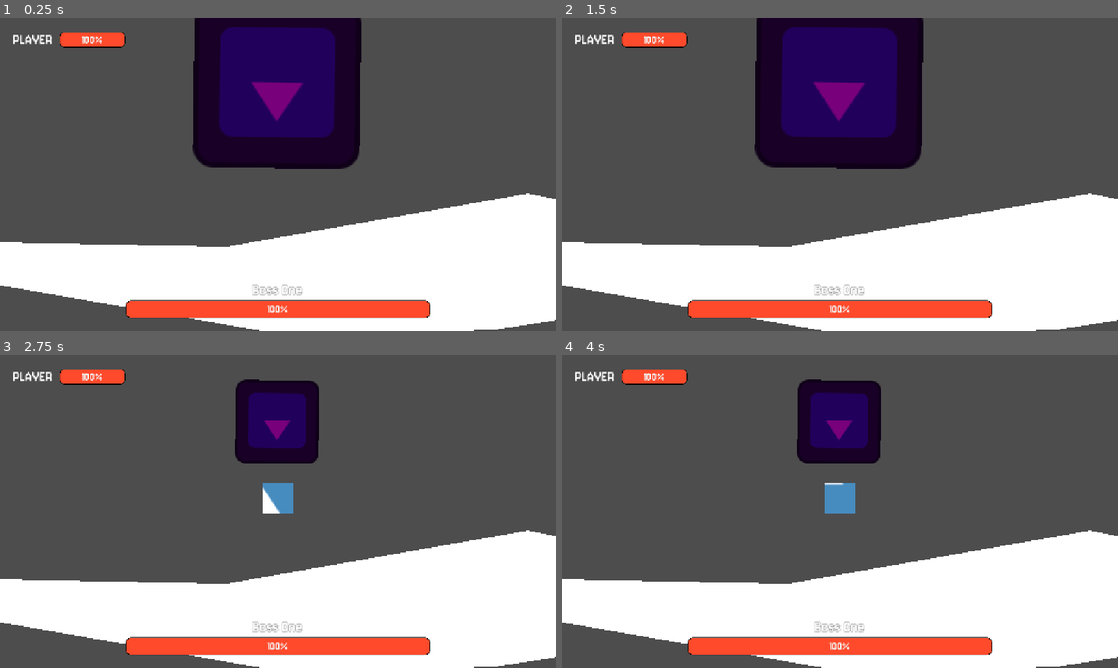
Above: before the commit, frames 1-4 (two rows, left to right).
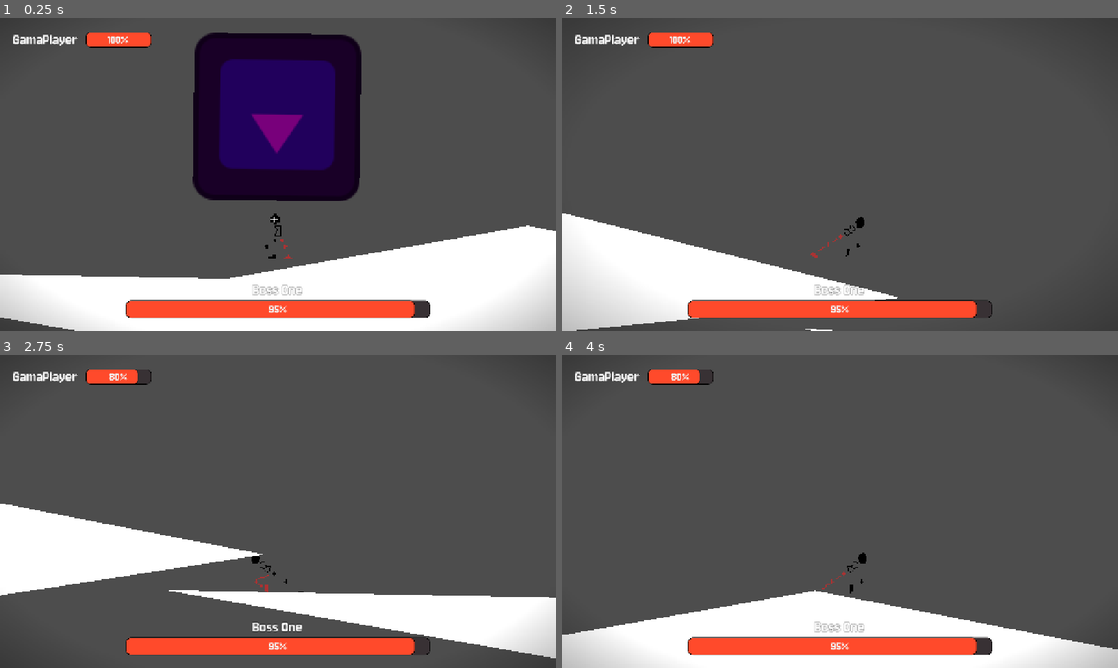
Above: after the commit, the same moments.

Repository: Jeremy-81/GamaBanda
Game: Godot game, scene res://scenes/boss_fight.tscn
Two runs of this game, one before a commit and one after it. Both use one fixed random seed, a clock stepped at 60 frames per second and the inputs below. The engine's default icon, where the game draws it, is replaced by a stand-in: a white triangle on a blue panel in a dark square.
Inputs:
- Up to frame 1 (0.25 s): no input
- Up to frame 2 (1.5 s): hold D (go_right) from 0.53 s (still down); tap Shift (dash) at 0.6, 1.35 s; tap Space (jump) at 0.77 s
- Up to frame 3 (2.75 s): tap Space (jump) at 1.52 s; release D (go_right) at 2.03 s; hold A (go_left) from 2.03 s (still down); tap Shift (dash) at 2.1 s
- Up to frame 4 (4 s): release A (go_left) at 2.78 s; hold D (go_right) from 2.78 s (still down); tap Shift (dash) at 2.85, 3.6 s; tap Space (jump) at 3.02, 3.77 s

The runs differ from the first frame. In frame 1, 25% of the frame differs, in the area x 0-100%, y 0-100%; in frame 2, 38%; in frame 3, 31%; in frame 4, 26%.
Error before the commit: Invalid access to property or key 'player_ready' on a base object of type 'null instance'. (res://scenes/game_interface.gd:17)

Commit message:
Fixed the merge

Diff:
--- a/scenes/objects/player/player.tscn
+++ b/scenes/objects/player/player.tscn
@@ -3,6 +3,7 @@
 [ext_resource type="Script" uid="uid://c6cb16oqkrwgg" path="res://scenes/objects/player/player.gd" id="1_g10m2"]
 [ext_resource type="Texture2D" uid="uid://dr0qawuq7wi86" path="res://assets/player/jump-Sheet 80x80.png" id="2_0a575"]
 [ext_resource type="Texture2D" uid="uid://c62574nyu5pg2" path="res://assets/player/roll-dash-Sheet 80x80.png" id="2_nkbs0"]
+[ext_resource type="PackedScene" uid="uid://v03j4dmf32so" path="res://scenes/objects/hitbox/hitbox.tscn" id="3_0a575"]
 [ext_resource type="Texture2D" uid="uid://bjhocqn3kj700" path="res://assets/player/run-Sheet 80x80.png" id="4_wim6f"]
 
 [sub_resource type="AtlasTexture" id="AtlasTexture_g65c7"]
@@ -216,7 +217,6 @@
 "name": &"run",
 "speed": 12.0
 }]
-[ext_resource type="PackedScene" uid="uid://v03j4dmf32so" path="res://scenes/objects/hitbox/hitbox.tscn" id="3_0a575"]
 
 [sub_resource type="CapsuleShape2D" id="CapsuleShape2D_g10m2"]
 radius = 32.0
@@ -395,7 +395,6 @@
 blend_mode = 1
 
 [sub_resource type="AnimationNodeBlendTree" id="AnimationNodeBlendTree_bdcal"]
-graph_offset = Vector2(-816.40515, 18.938828)
 nodes/Direction/node = SubResource("AnimationNodeBlendSpace1D_gmdvr")
 nodes/Direction/position = Vector2(-840, 160)
 nodes/Jump/node = SubResource("AnimationNodeOneShot_gmdvr")
@@ -407,6 +406,7 @@
 nodes/Movement/node = SubResource("AnimationNodeBlendSpace1D_dvfu2")
 nodes/Movement/position = Vector2(-840, 400)
 node_connections = [&"output", 0, &"Jump", &"Jump", 0, &"Add2", &"Jump", 1, &"Animation", &"Add2", 0, &"Direction", &"Add2", 1, &"Movement"]
+
 [sub_resource type="RectangleShape2D" id="RectangleShape2D_0a575"]
 size = Vector2(80, 131)
 
@@ -426,9 +426,6 @@
 [node name="Hurtbox" type="Area2D" parent="." unique_id=2067084583]
 
 [node name="CollisionShape2D" type="CollisionShape2D" parent="Hurtbox" unique_id=1155637641]
-[node name="Sprite2D" type="Sprite2D" parent="." unique_id=898765978]
-scale = Vector2(0.5, 1)
-texture = ExtResource("1_1bf4k")
 
 [node name="CameraTransform" type="RemoteTransform2D" parent="." unique_id=1222825734]
 position = Vector2(0, -127)
@@ -470,10 +467,10 @@
 parameters/Jump/request = 0
 parameters/Add2/add_amount = 1.0
 parameters/Movement/blend_position = 0.691
+
 [node name="Hitbox" parent="." unique_id=487133279 node_paths=PackedStringArray("entity") instance=ExtResource("3_0a575")]
 collision_layer = 2
 collision_mask = 5
-damage = 10.0
 entity = NodePath("..")
 
 [node name="CollisionShape2D" type="CollisionShape2D" parent="Hitbox" unique_id=1238569936]
